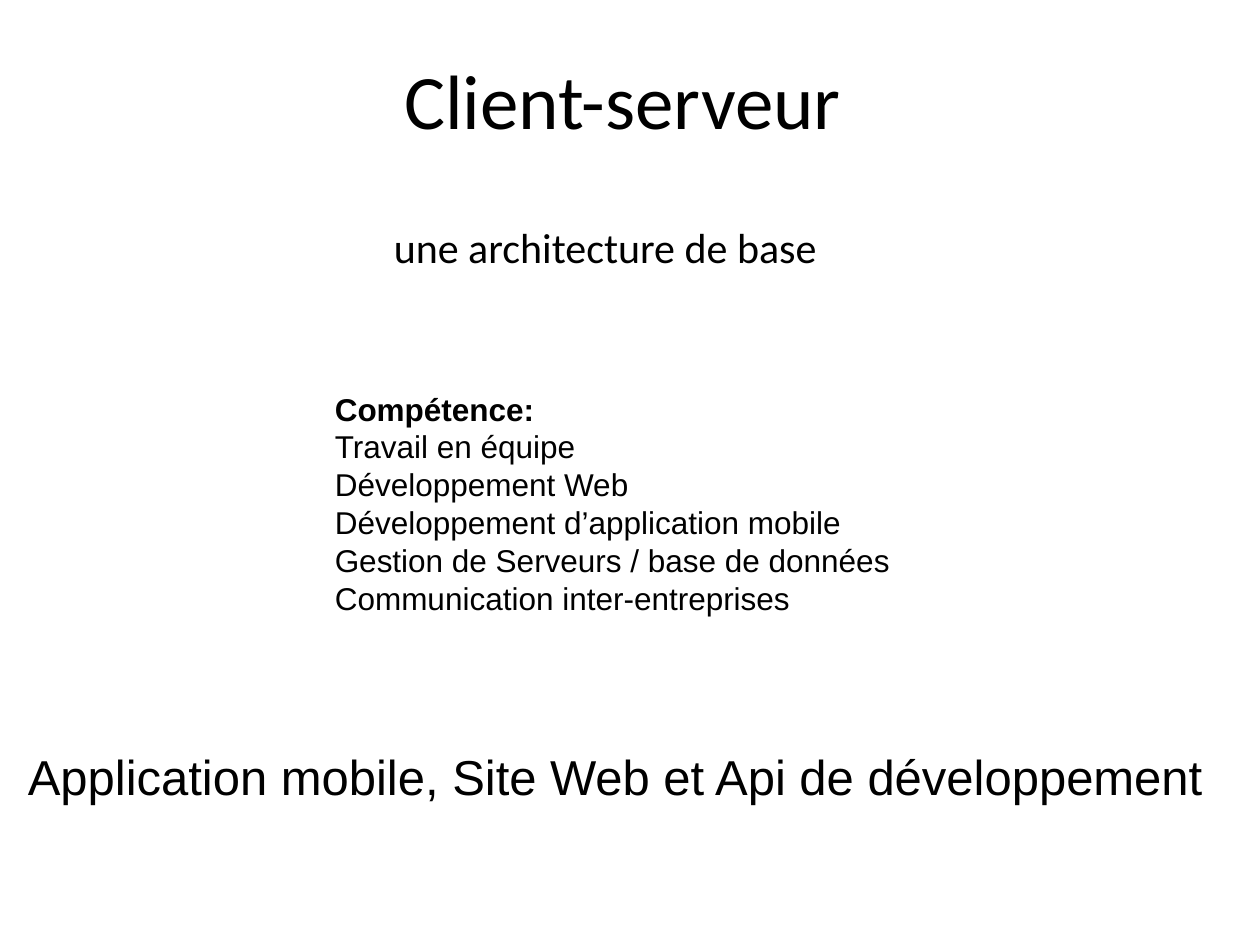
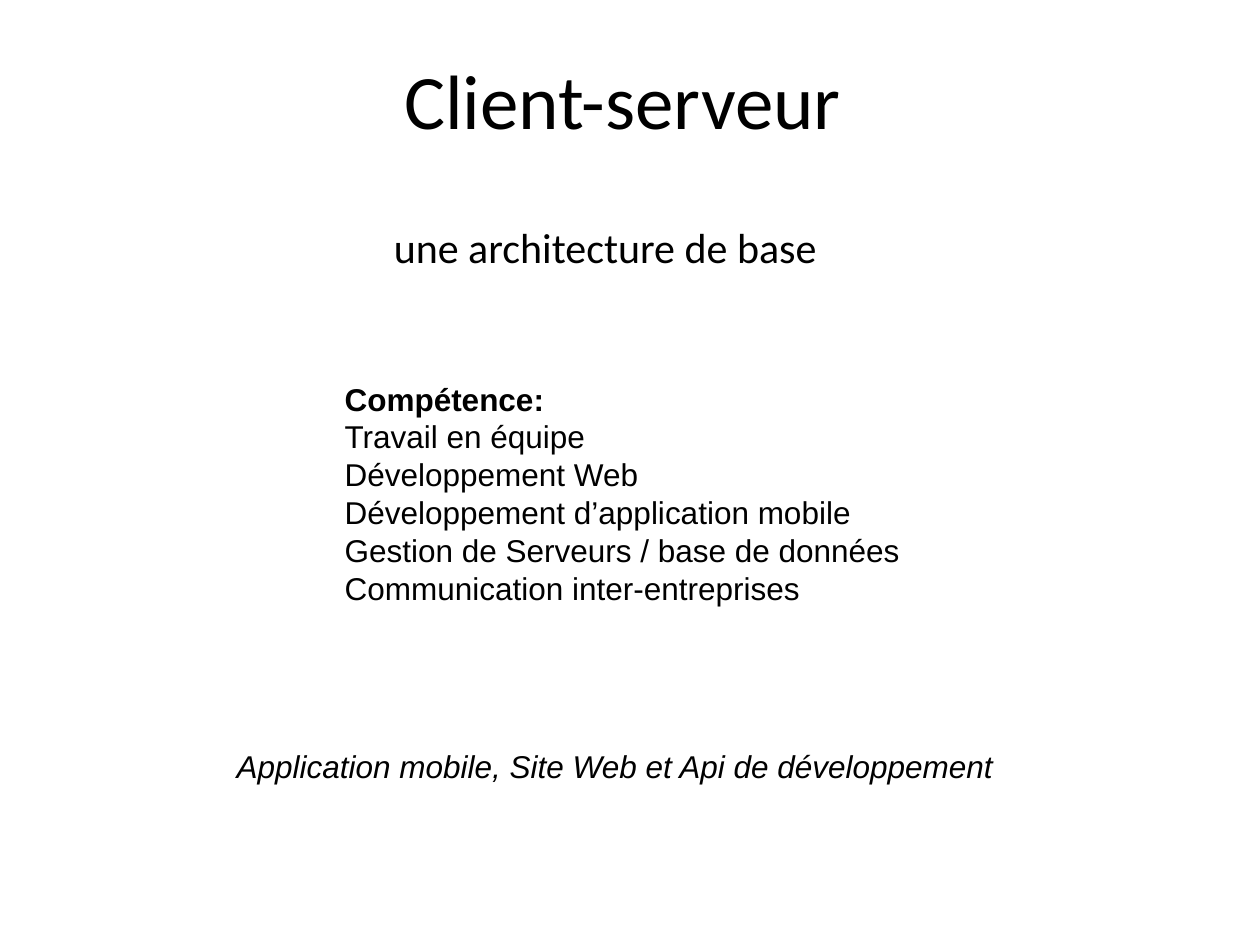
Before and after one commit to gestinronan/Projet-BMA, a slide deck: slide 4 of Documents/ppt-final.ppt. Drawn at 1260x945 pixels with LibreOffice and Linux fonts; fonts in the diff are those of the drawing; background and template pictures are left out. Boxes give left, top, right and bottom in pixels: in the first picture for what was removed or moved away, otherwise in the second. Text is boxed around its words. In the diff, an @@ line names an element or a change of style, - is before the commit and + after.

```diff
--- a/Documents/ppt-final.ppt
+++ b/Documents/ppt-final.ppt
@@ text "Compétence:": place and size @@
-text "Compétence:" at (335, 398, 890, 616)
+text "Compétence:" at (345, 388, 900, 606)
@@ text "Application mobile, Site Web et ..." at (237, 754, 992, 784): size 28 to 18 pt, italic on @@
```
Also in this commit, not shown: 1 other file.
